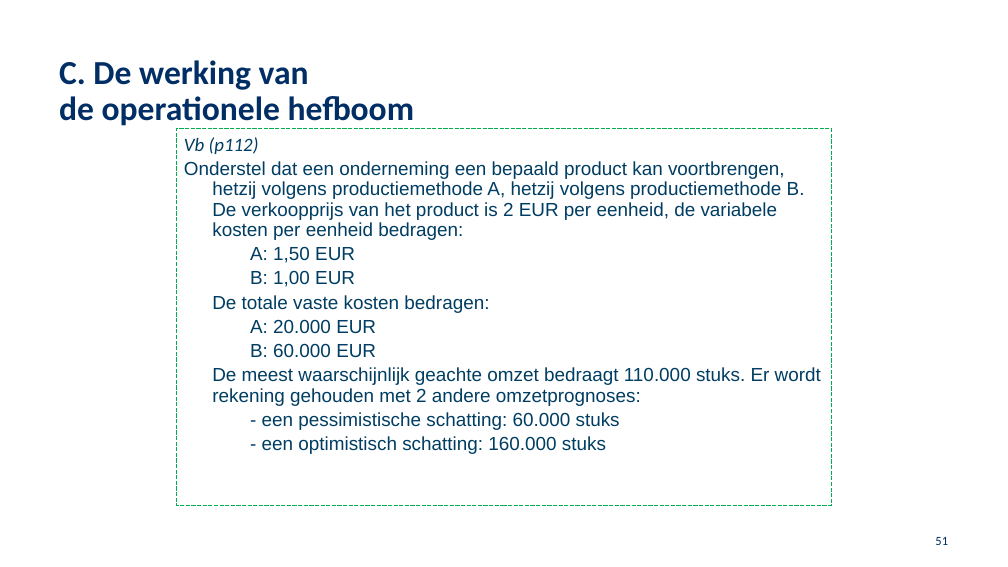
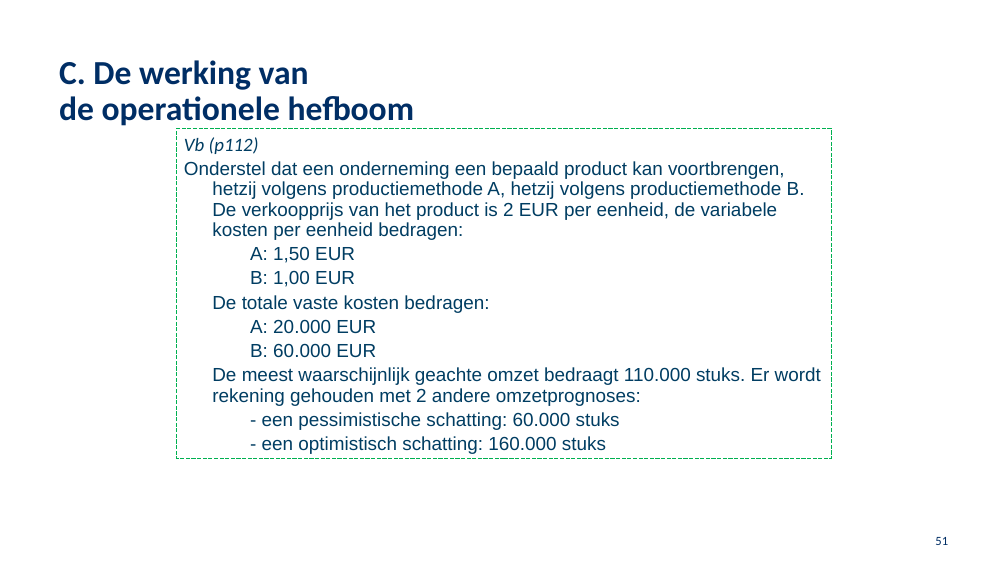
Before and after one commit to JasonLiu1229/University-Vault, a slide deck: slide 51 of School 2024-2025/FJ/Hoofdstuk 3 (2024 ).pptx. Drawn at 1008x567 pixels with LibreOffice and Linux fonts; fonts in the diff are those of the drawing; background and template pictures are left out. Boxes give left, top, right and bottom in pixels: in the first picture for what was removed or moved away, otherwise in the second. Text is boxed around its words. In the diff, an @@ line names an element or a change of style, - is before the commit and + after.

```diff
--- a/School 2024-2025/FJ/Hoofdstuk 3 (2024 ).pptx
+++ b/School 2024-2025/FJ/Hoofdstuk 3 (2024 ).pptx
@@ rectangle "Vb (p112)": place and size @@
-rectangle "Vb (p112)" at <box>177,129,832,505</box>
+rectangle "Vb (p112)" at <box>177,129,832,458</box>
@@ rectangle "Vb (p112)" at <box>177,129,832,458</box>: outline #00B050 0.75 pt dashed to #00B050 0 pt dashed @@
```
Also in this commit, not shown: 42 other slides changed, 3 other files.
